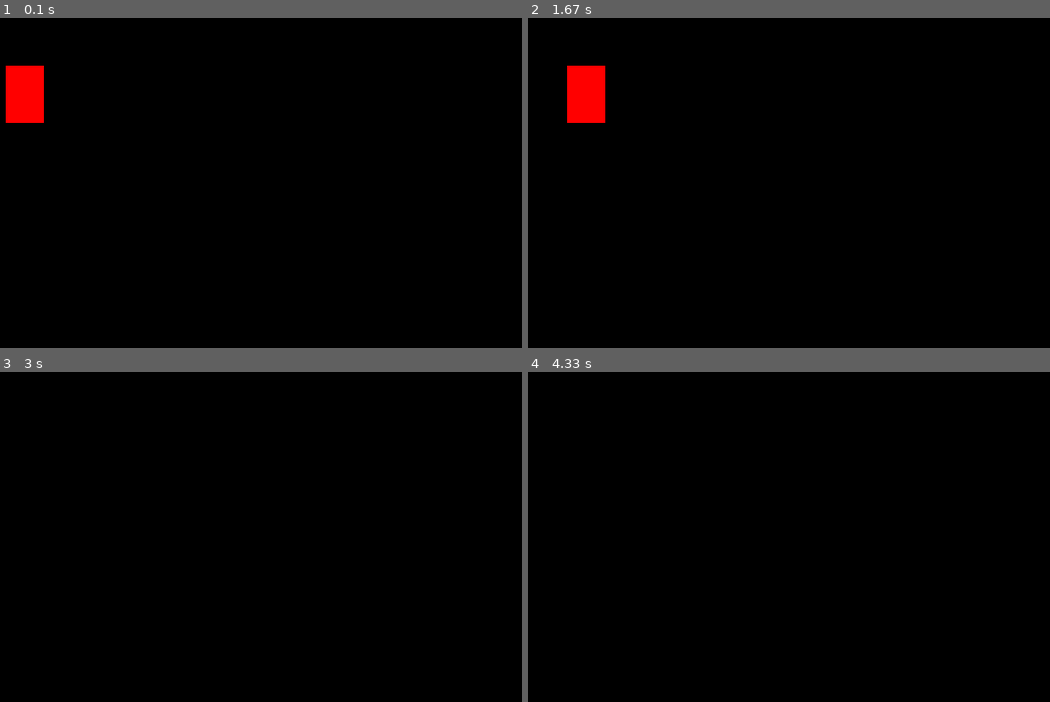
Above: before the commit, frames 1-4 (two rows, left to right).
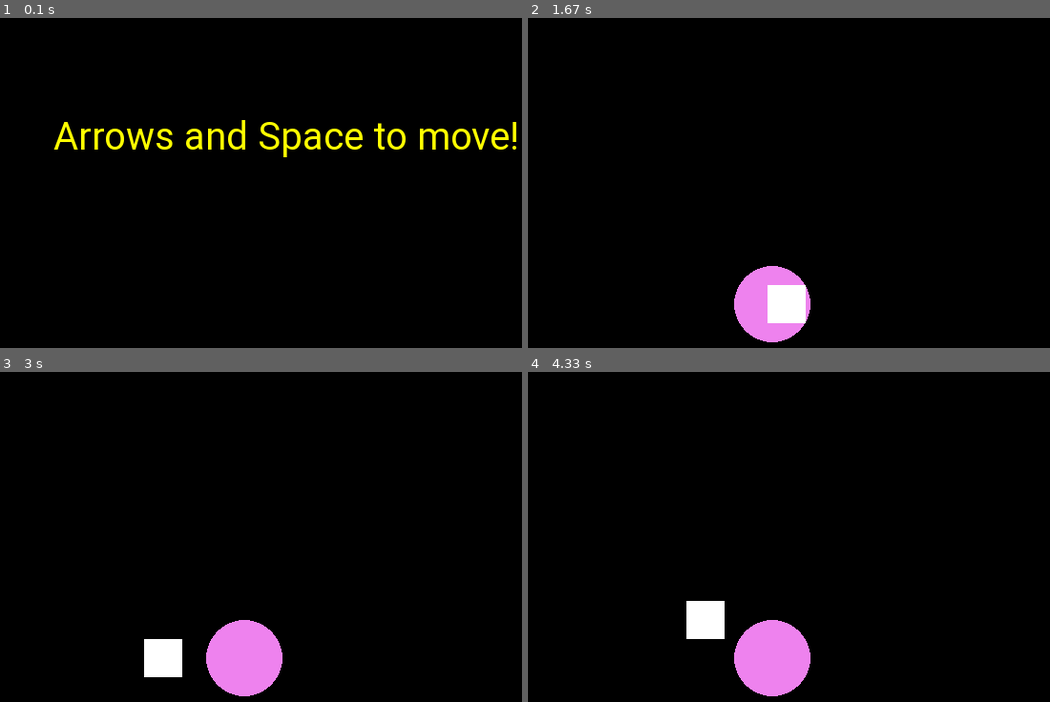
Above: after the commit, the same moments.

Repository: DJ-Haski/Pygame
Game: pygame game, started from gamev2.py
Two runs of this game, one before a commit and one after it. Both use one fixed random seed, a clock stepped at 60 frames per second and the inputs below.
Inputs:
- Up to frame 1 (0.1 s): no input
- Up to frame 2 (1.67 s): hold Right from 1.33 s (still down)
- Up to frame 3 (3 s): release Right at 1.8 s; hold Space 1.83-2.37 s; hold Left 1.83-2.37 s; hold Left 2.4-2.93 s; hold Left from 2.97 s (still down)
- Up to frame 4 (4.33 s): release Left at 3.37 s; hold Up 3.4-3.77 s; hold Right from 3.8 s (still down)

The runs differ from the first frame. In frame 1, 3.7% of the frame differs, in the area x 1-99%, y 14-43%; in frame 2, 3.9%, in the area x 7-55%, y 14-99%; in frame 3, 3.5%; in frame 4, 3.5%.

Commit message:
V4 with purple circle behind

Diff:
--- a/gamev2.py
+++ b/gamev2.py
@@ -4,11 +4,16 @@
 sheight=600
 window=pygame.display.set_mode((swidth,sheight))
 pygame.display.set_caption("First Game in Python")
+myfont= pygame.font.SysFont("Roboto", 40)
+label = myfont.render("Arrows and Space to move!",10,(255,255,0))
+window.blit(label,(100,100))
+pygame.display.update()
+pygame.time.delay(1500)
 
-x = 50
-y = 50
+x = 280
+y = 280
 width = 40
-height = 60
+height = 40
 speed = 5
 
 isJump=False
@@ -36,7 +41,11 @@
             isJump = True
     else:
         if jumpCount >= -10:
-            y -= (jumpCount**2)/2
+            negative=1
+            if jumpCount< 0:
+                negative =- 1
+
+            y -= (jumpCount**2)/2 * negative
             jumpCount -= 1
         else:
             isJump=False
@@ -44,7 +53,9 @@
 
 
     window.fill((0,0,0))
-    pygame.draw.rect(window,(255,0,0),(x,y,width,height))
+    pygame.draw.circle(window,(238,130,238),(300,300),40)
+    #pygame.draw.polygon(window, (255, 255, 255), ((250, 0),(125,125),(0,250)))
+    pygame.draw.rect(window, (255, 255, 255), (x, y, width, height))
     pygame.display.update()
 pygame.time.delay(1000)
 pygame.quit()
